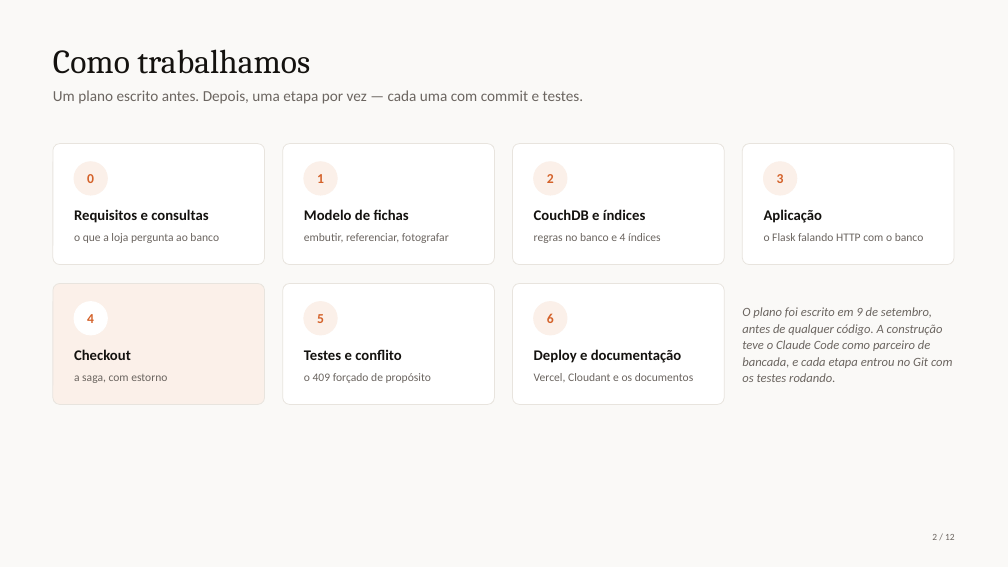
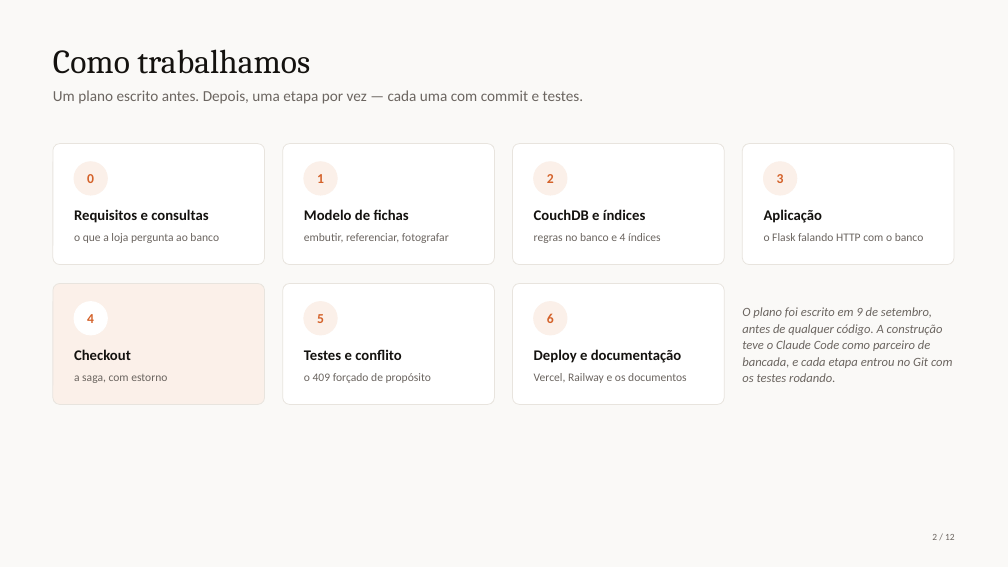
Before and after one commit to lipefurlan/projeto-nivaldo-nosql, a slide deck: slide 2 of public/static/Torra_e_Terra_NoSQL.pptx. Drawn at 1008x567 pixels with LibreOffice and Linux fonts; fonts in the diff are those of the drawing. Boxes give left, top, right and bottom in pixels: in the first picture for what was removed or moved away, otherwise in the second. Text is boxed around its words. In the diff, an @@ line names an element or a change of style, - is before the commit and + after.

```diff
--- a/public/static/Torra_e_Terra_NoSQL.pptx
+++ b/public/static/Torra_e_Terra_NoSQL.pptx
@@ text at [534,373,687,383]: text changed @@
-Vercel, Cloudant e os documentos
+Vercel, Railway e os documentos
```
Also in this commit, not shown: 5 other slides changed, 1 other file.
